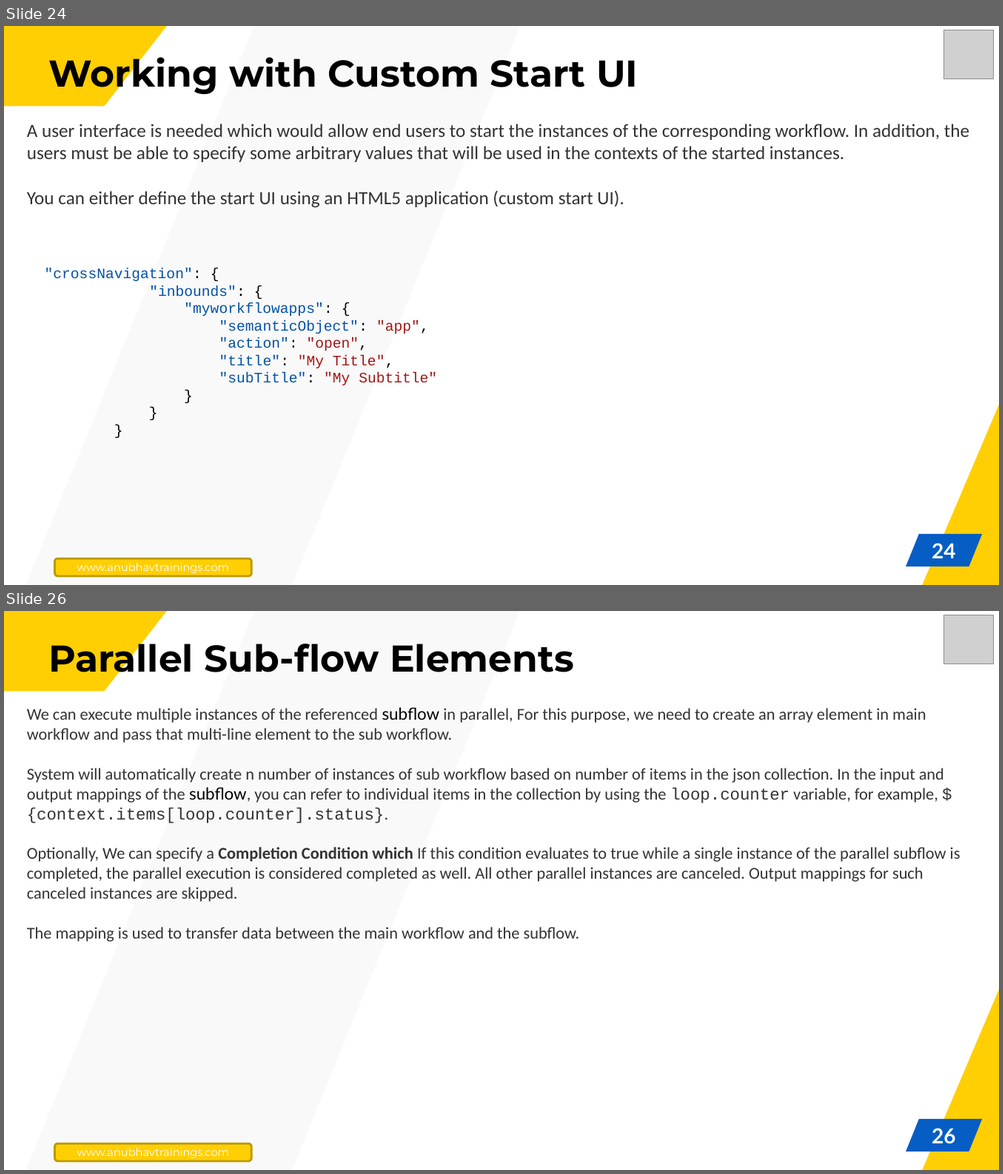
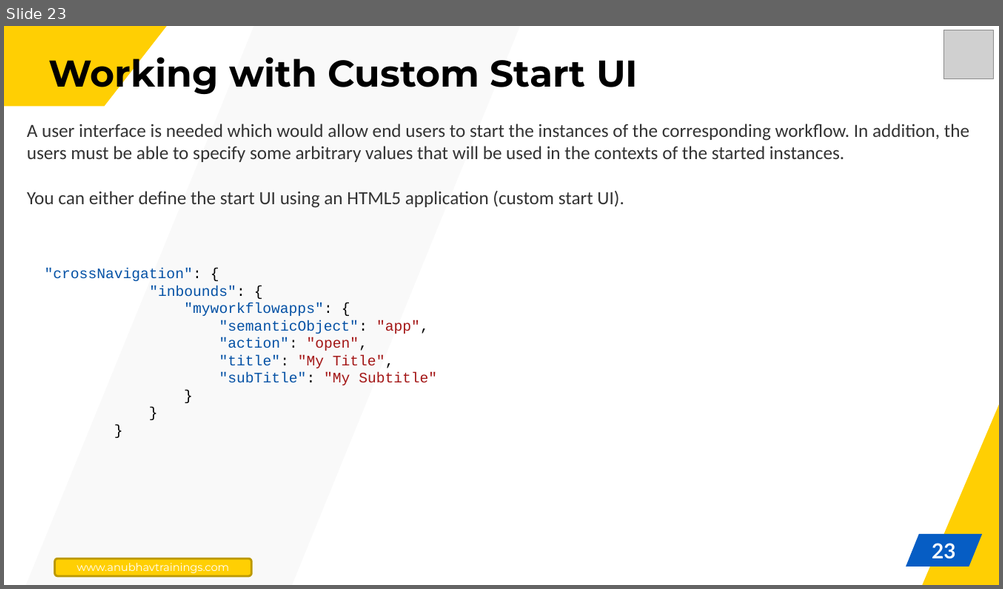
Before and after one commit to soyuztechnologies/BTP_CLD500, a slide deck: Day 3/Day 3.pptx. Shown one above the other, each under a label of ours: slides 24 and 26 before the commit, slide 23 after it; the slides between them are not shown. The pictures are 1003x1174 and 1003x589 pixels, drawn with LibreOffice and Linux fonts; fonts in the diff are those of the drawing; grey boxes stand for pictures. Boxes give left, top, right and bottom in pixels: in the first picture for what was removed or moved away, otherwise in the second. Text is boxed around its words. In the diff, an @@ line names an element or a change of style, - is before the commit and + after.

```diff
--- a/Day 3/Day 3.pptx
+++ b/Day 3/Day 3.pptx
@@ slide 26 removed at (x1=4, y1=611, x2=999, y2=1170), background #FFFFFF; not listed: 3 template elements that a slide beside it also shows @@
@@ freeform shape removed at (x1=4, y1=611, x2=167, y2=691) @@
@@ picture removed at (x1=943, y1=615, x2=993, y2=665) @@
@@ title removed at (x1=49, y1=636, x2=574, y2=681) @@
-Parallel Sub-flow Elements
@@ text removed at (x1=27, y1=707, x2=960, y2=942) @@
-We can execute multiple instances of the referenced subflow in parallel, For this purpose, we need to create an array element in main workflow and pass that multi-line element to the sub workflow.
-System will automatically create n number of instances of sub workflow based on number of items in the json collection. In the input and output mappings of the subflow, you can refer to individual items in the collection by using the loop.counter variable, for example, ${context.items[loop.counter].status}.
-Optionally, We can specify a Completion Condition which If this condition evaluates to true while a single instance of the parallel subflow is completed, the parallel execution is considered completed as well. All other parallel instances are canceled. Output mappings for such canceled instances are skipped.
-The mapping is used to transfer data between the main workflow and the subflow.
@@ page number removed at (x1=931, y1=1128, x2=956, y2=1145) @@
-26
@@ rounded rectangle removed at (x1=55, y1=1144, x2=252, y2=1162) @@
-www.anubhavtrainings.com
@@ what was slide 24 is now slide 23 @@
@@ page number at (x1=931, y1=543, x2=956, y2=560): text changed @@
-24
+23
```
Also in this commit, not shown: 3 slides changed, 3 other slides removed, 40 other files.
